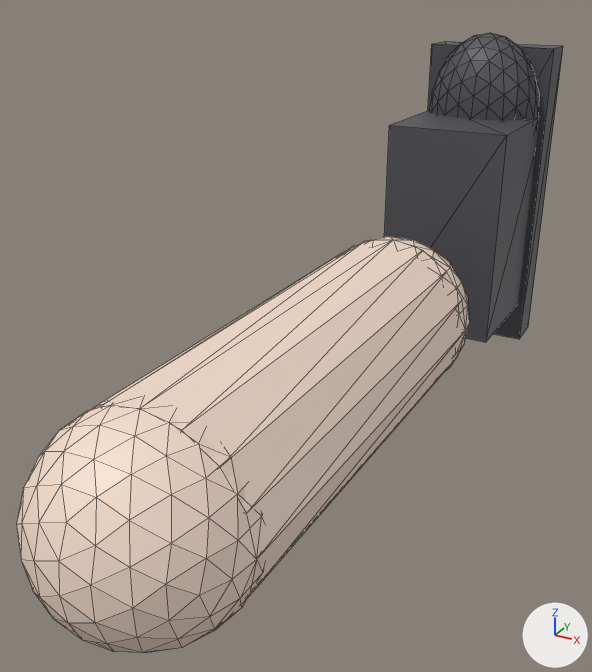
Before and after pictures for a commit that changed the glTF model assets/models/characters/windman_parts/windman_right_lower_leg.glb.
Before and after are seen from a camera (50 mm lens) standing at (0.21, -0.384, 0.23) and looking at (-0.029, 0.052, 0.012). Lighting does not change. The marker at lower right points along +X, +Y and +Z. The first picture is the older version. Mesh edges are drawn as thin lines. Vertices at exactly the same position are counted once.

Script lines for the objects in view, before the commit:
```python
me_geometry_0 = bpy.data.meshes.new('geometry_0')
me_geometry_0.from_pydata(...)  # 534 vertices, 1048 faces; spans x -0.058..0.058, y -0.2..0.375, z -0.085..0.186
me_geometry_0.materials.append(mat_defaultmaterial)
ob_geometry_0 = bpy.data.objects.new('geometry_0', me_geometry_0)
ob_geometry_0.location = (0.0, 0.0, 0.0)
```
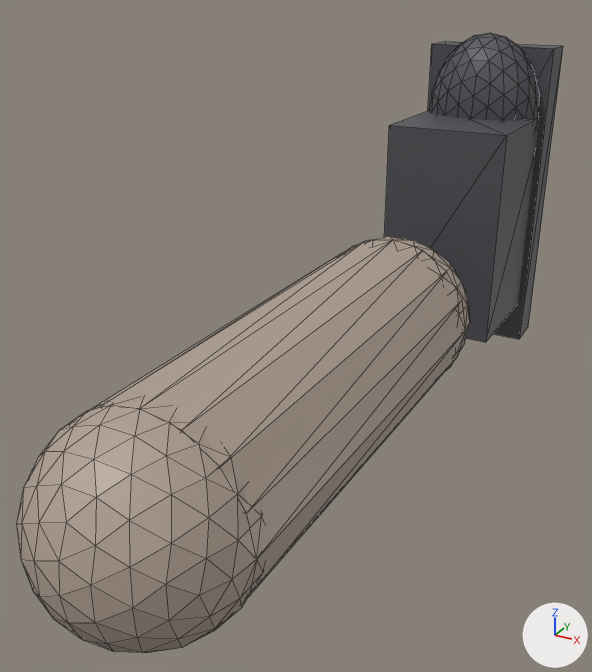
Changed parts and their boxes (x1, y1, x2, y2) in the pictures (592 x 672 px):
```json
{"part": 1, "of": "me_geometry_0", "change": "recoloured", "before": [16, 236, 470, 653], "after": [16, 236, 470, 653], "on screen": "darker"}
```

Edits to the scene script, one JSON object a line:
```json
{"block": "me_geometry_0", "where": "me_geometry_0.from_pydata(...)  # 534 vertices, 1048 faces; spans x -0.058..0.058, y -0.2..0.375, z -0.085..0.186"}
{"block": "me_geometry_0", "where": "# used by ob_geometry_0; location = (0.0, 0.0, 0.0)"}
{"block": "me_geometry_0", "change": "me_geometry_0 part 1: 704 faces centred in x -0.057..0.057, y -0.198..0.198, z -0.057..0.057 are repainted in the vertex colours; the middle colour goes from beige #f7dfce to beige #b0a093"}
```
